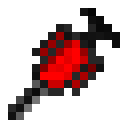
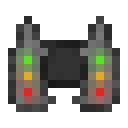
Comparing the layer stacks of the two 128 x 128 images. Changes:
added layer "jetpack" above "blood_injector" over (x1=8, y1=16, x2=120, y2=112)
hid "blood_injector" over (x1=8, y1=8, x2=120, y2=120)
